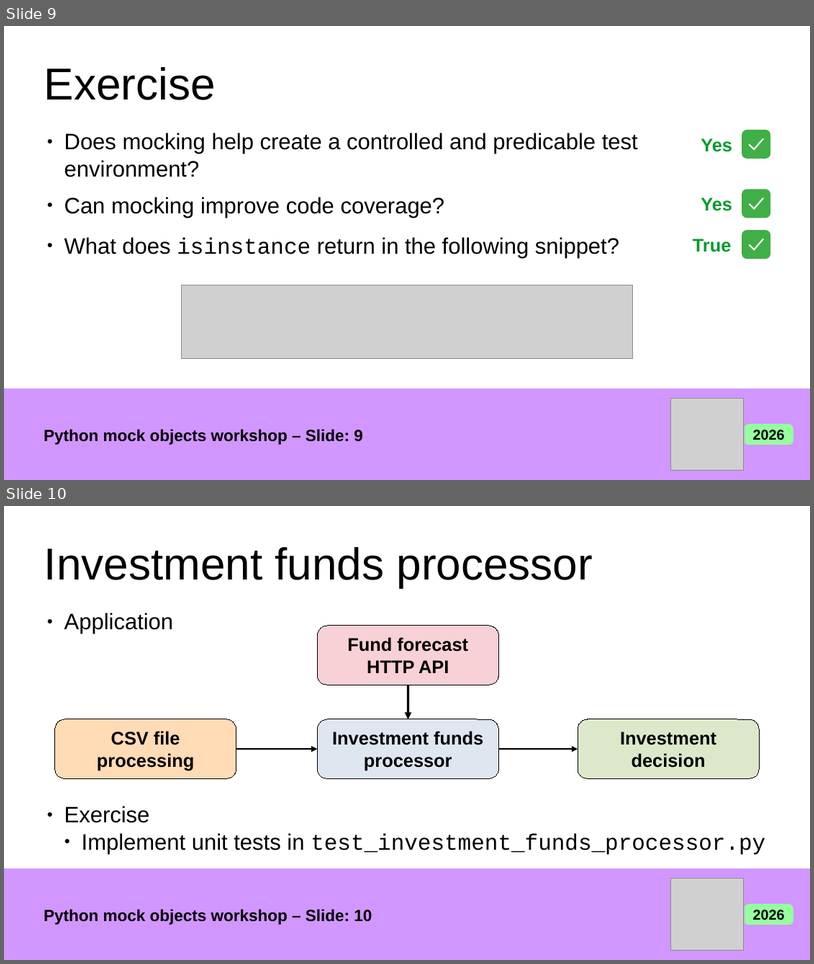
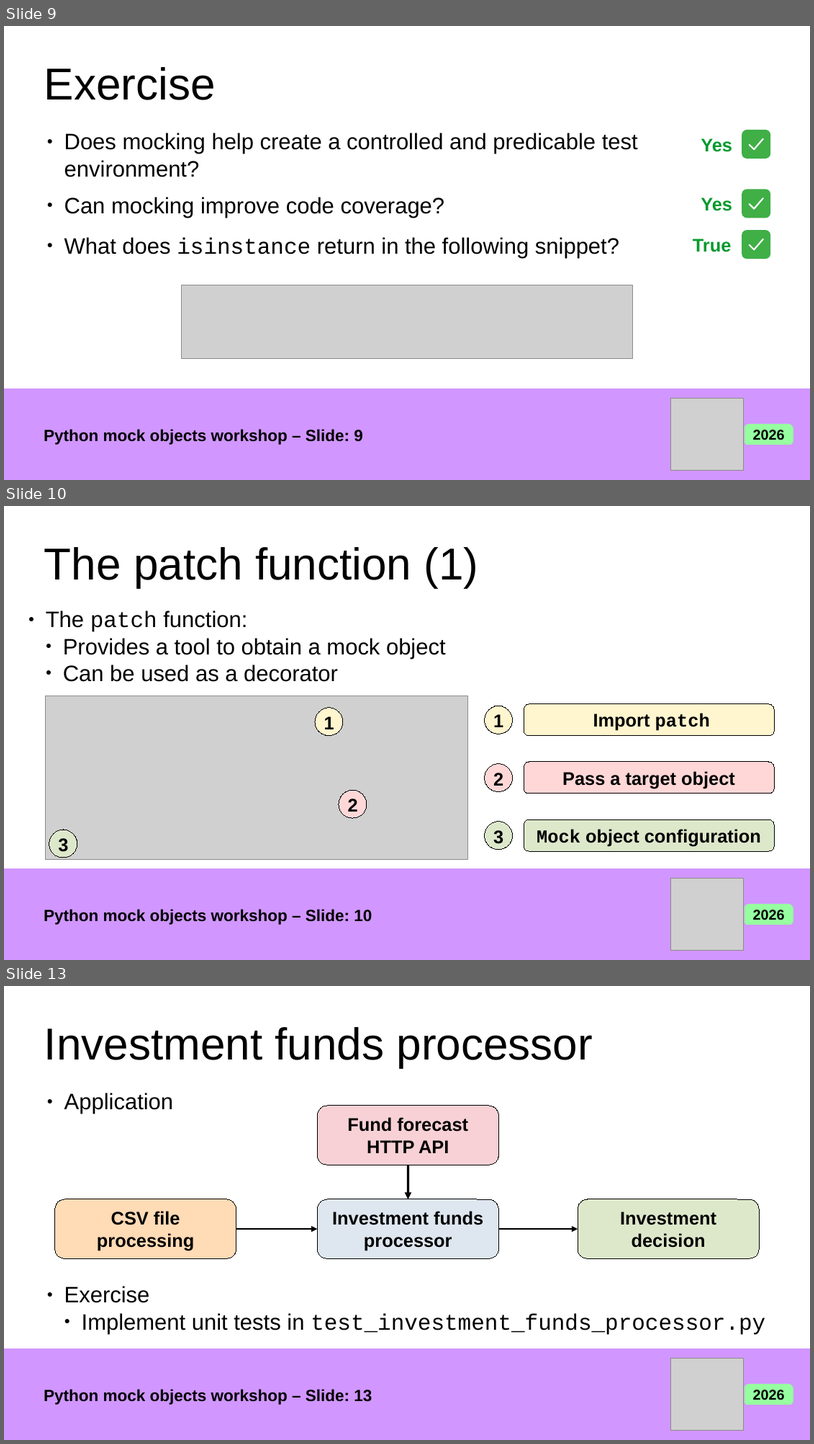
Before and after one commit to giusepperaffa/pycon-wroclaw-2026, a slide deck: Python_Mock_Objects_Workshop.odp. Shown one above the other, each under a label of ours: slides 9 and 10 before the commit, slides 9, 10 and 13 after it; the slides between them are not shown. The pictures are 814x964 and 814x1444 pixels, drawn with LibreOffice and Linux fonts; fonts in the diff are those of the drawing; grey boxes stand for pictures. Boxes give left, top, right and bottom in pixels: in the first picture for what was removed or moved away, otherwise in the second. Text is boxed around its words. In the diff, an @@ line names an element or a change of style, - is before the commit and + after.

Commit message:
Add draft of slides for patch function

```diff
--- a/Python_Mock_Objects_Workshop.odp
+++ b/Python_Mock_Objects_Workshop.odp
@@ slide 10 added at <box>4,506,810,960</box>, background #FFFFFF @@
@@ title added at <box>44,547,479,587</box>, 44 pt, text #000000 @@
+The patch function (1)
@@ text added at <box>46,610,446,682</box>, 22 pt, text #000000 @@
+● The patch function:
+  ● Provides a tool to obtain a mock object
+  ● Can be used as a decorator
@@ group added at <box>45,695,775,860</box>: 6 ellipses, 6 texts, 3 rounded rectangles, 1 picture @@
+Import patch
+1
+Pass a target object
+2
+Mock object configuration
+3
+3
+2
+1
@@ group added at <box>4,869,810,960</box>: 1 rectangle, 1 picture, 1 text, 1 rounded rectangle @@
+Python mock objects workshop – Slide: 10
+2026
@@ what was slide 10 is now slide 13 @@
@@ text at <box>44,1388,372,1404</box>: text changed @@
-Python mock objects workshop – Slide: 10
+Python mock objects workshop – Slide: 13
```
Also in this commit, not shown: 2 other slides added, 1 other file.
